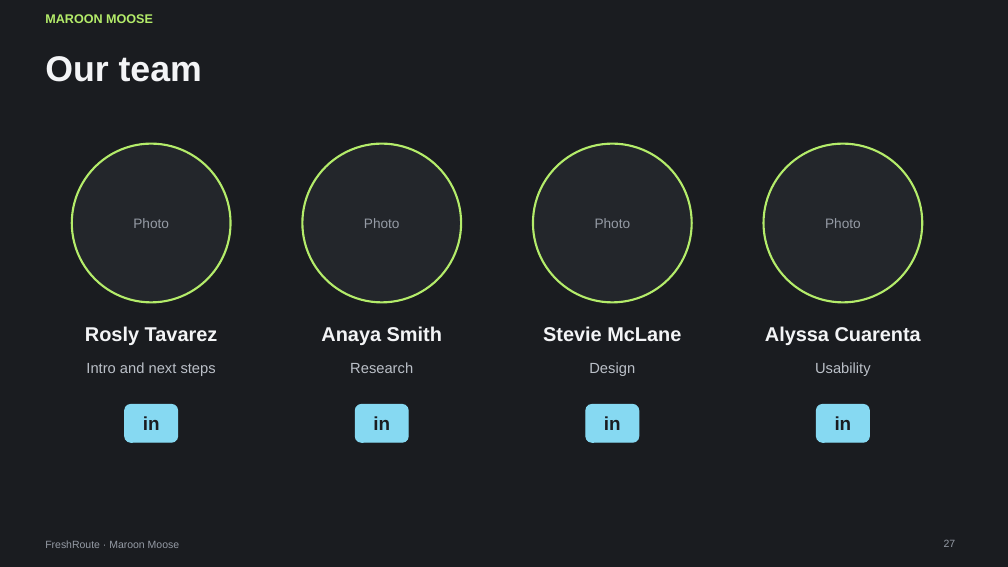
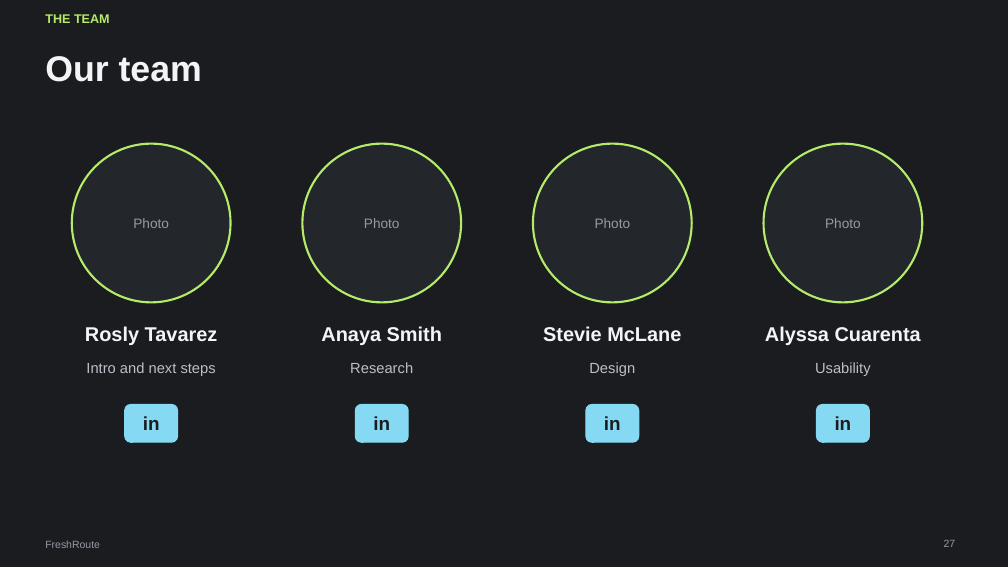
Before and after one commit to ojellyneck44/freshroute, a slide deck: slide 27 of docs/deck/FreshRoute-Final-Presentation.pptx. Drawn at 1008x567 pixels with LibreOffice and Linux fonts; fonts in the diff are those of the drawing. Boxes give left, top, right and bottom in pixels: in the first picture for what was removed or moved away, otherwise in the second. Text is boxed around its words. In the diff, an @@ line names an element or a change of style, - is before the commit and + after.

```diff
--- a/docs/deck/FreshRoute-Final-Presentation.pptx
+++ b/docs/deck/FreshRoute-Final-Presentation.pptx
@@ text at <box>45,14,110,23</box>: text changed @@
-MAROON MOOSE
+THE TEAM
@@ text at <box>45,540,100,548</box>: text changed @@
-FreshRoute · Maroon Moose
+FreshRoute
```
Also in this commit, not shown: 29 other slides changed, 2 other files.
